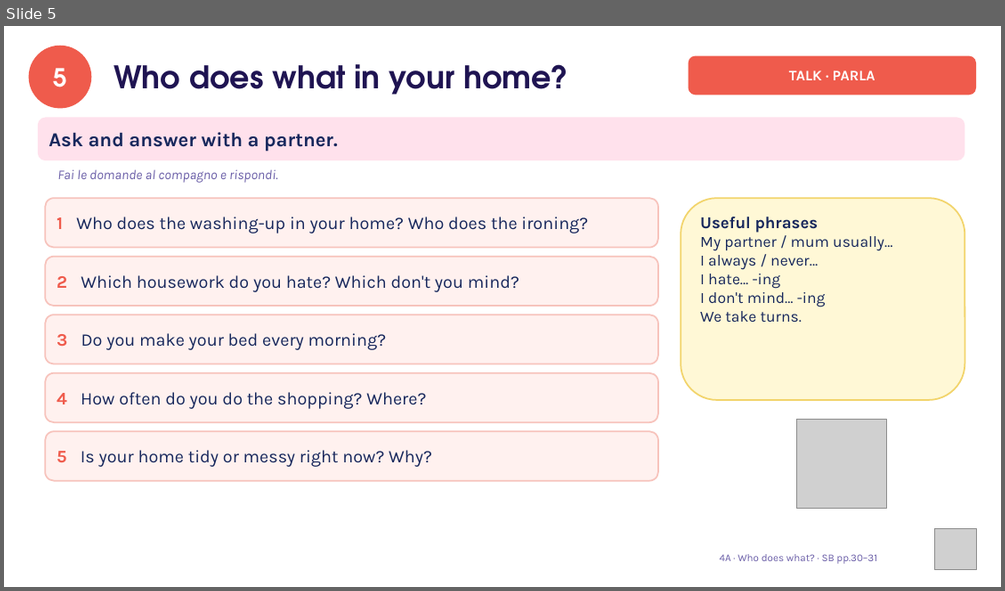
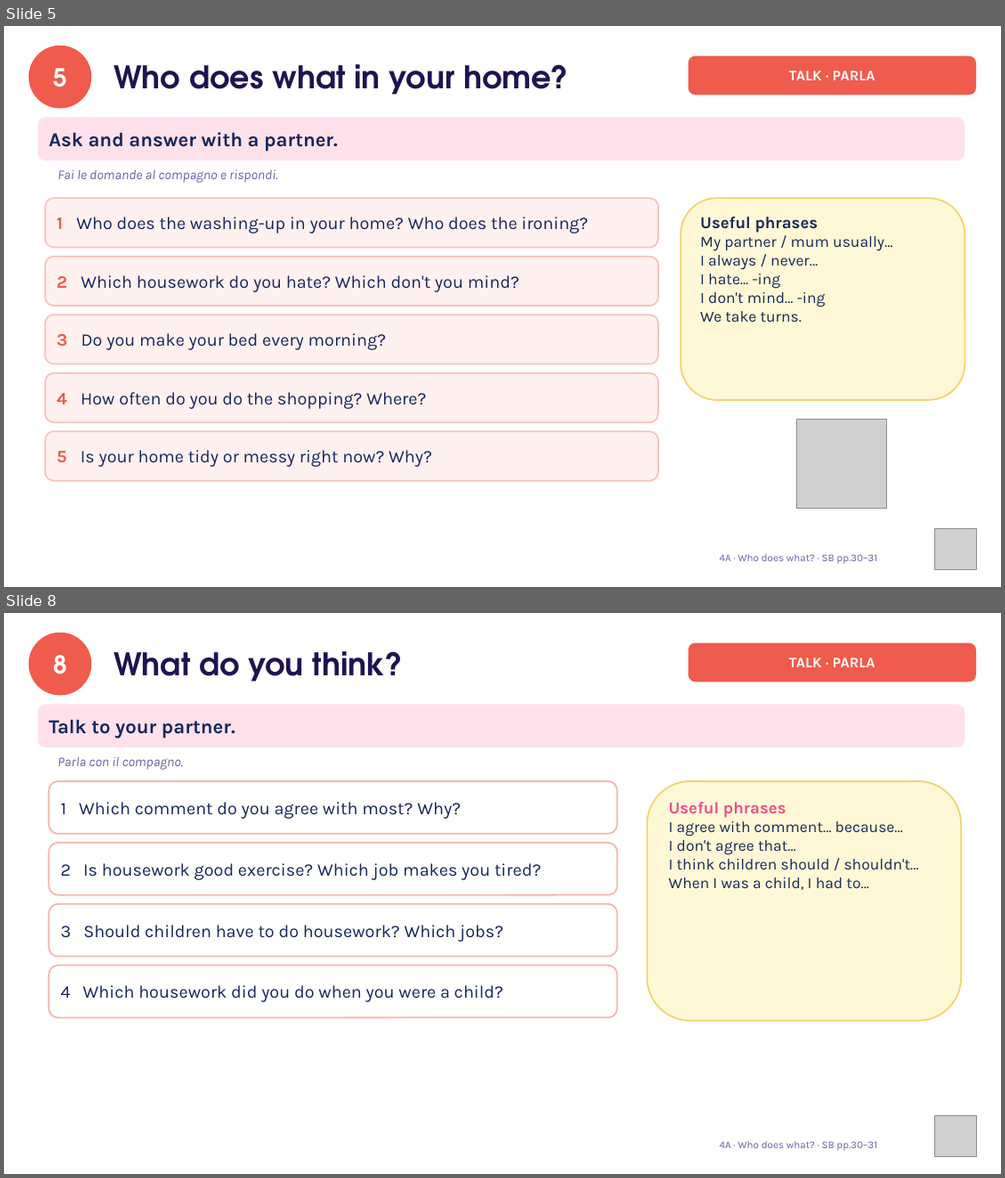
Before and after one commit to londonlanguageschool/Bagheria-, a slide deck: materials/A2/A2_4A_Who_does_what.pptx. Shown one above the other, each under a label of ours: slide 5 before the commit, slides 5 and 8 after it; the slides between them are not shown. The pictures are 1005x591 and 1005x1178 pixels, drawn with LibreOffice and Linux fonts; fonts in the diff are those of the drawing; grey boxes stand for pictures. Boxes give left, top, right and bottom in pixels: in the first picture for what was removed or moved away, otherwise in the second. Text is boxed around its words. In the diff, an @@ line names an element or a change of style, - is before the commit and + after.

```diff
--- a/materials/A2/A2_4A_Who_does_what.pptx
+++ b/materials/A2/A2_4A_Who_does_what.pptx
@@ slide 8 added at (x1=4, y1=613, x2=1001, y2=1174), background #FFFFFF @@
@@ ellipse added at (x1=30, y1=634, x2=90, y2=694), fill #EF5B4C, outline #EF5B4C 3 pt, 24 pt, text #FFFFFF, bold @@
+8
@@ text added at (x1=113, y1=651, x2=403, y2=682), 30 pt, text #1F1452, bold @@
+What do you think?
@@ rounded rectangle added at (x1=688, y1=643, x2=976, y2=682), fill #EF5B4C, 14 pt, text #FFFFFF, bold @@
+TALK · PARLA
@@ rounded rectangle added at (x1=38, y1=705, x2=965, y2=747), fill #FFE1EC, 19 pt, text #16275C, bold @@
+Talk to your partner.
@@ text added at (x1=57, y1=756, x2=184, y2=770), 13 pt, text #6B5FA8, italic @@
+Parla con il compagno.
@@ rounded rectangle added at (x1=48, y1=781, x2=617, y2=834), fill #FFFFFF, outline #F7B4AC 1.5 pt, 17 pt, text #16275C @@
+1 Which comment do you agree with most? Why?
@@ rounded rectangle added at (x1=647, y1=781, x2=961, y2=1021), fill #FFF8D6, outline #F2D46B 1.5 pt, 15 pt, text #16275C @@
+Useful phrases
+I agree with comment… because…
+I don't agree that…
+I think children should / shouldn't…
+When I was a child, I had to…
@@ rounded rectangle added at (x1=48, y1=843, x2=617, y2=895), fill #FFFFFF, outline #F7B4AC 1.5 pt, 17 pt, text #16275C @@
+2 Is housework good exercise? Which job makes you tired?
@@ rounded rectangle added at (x1=48, y1=904, x2=617, y2=957), fill #FFFFFF, outline #F7B4AC 1.5 pt, 17 pt, text #16275C @@
+3 Should children have to do housework? Which jobs?
@@ rounded rectangle added at (x1=48, y1=965, x2=617, y2=1018), fill #FFFFFF, outline #F7B4AC 1.5 pt, 17 pt, text #16275C @@
+4 Which housework did you do when you were a child?
@@ picture added at (x1=935, y1=1116, x2=976, y2=1157) @@
@@ text added at (x1=720, y1=1141, x2=877, y2=1151), 10 pt, text #6B5FA8 @@
+4A · Who does what? · SB pp.30–31
```
Also in this commit, not shown: 11 slides changed, 2 other slides added, 1 slide removed, 3 other files.
